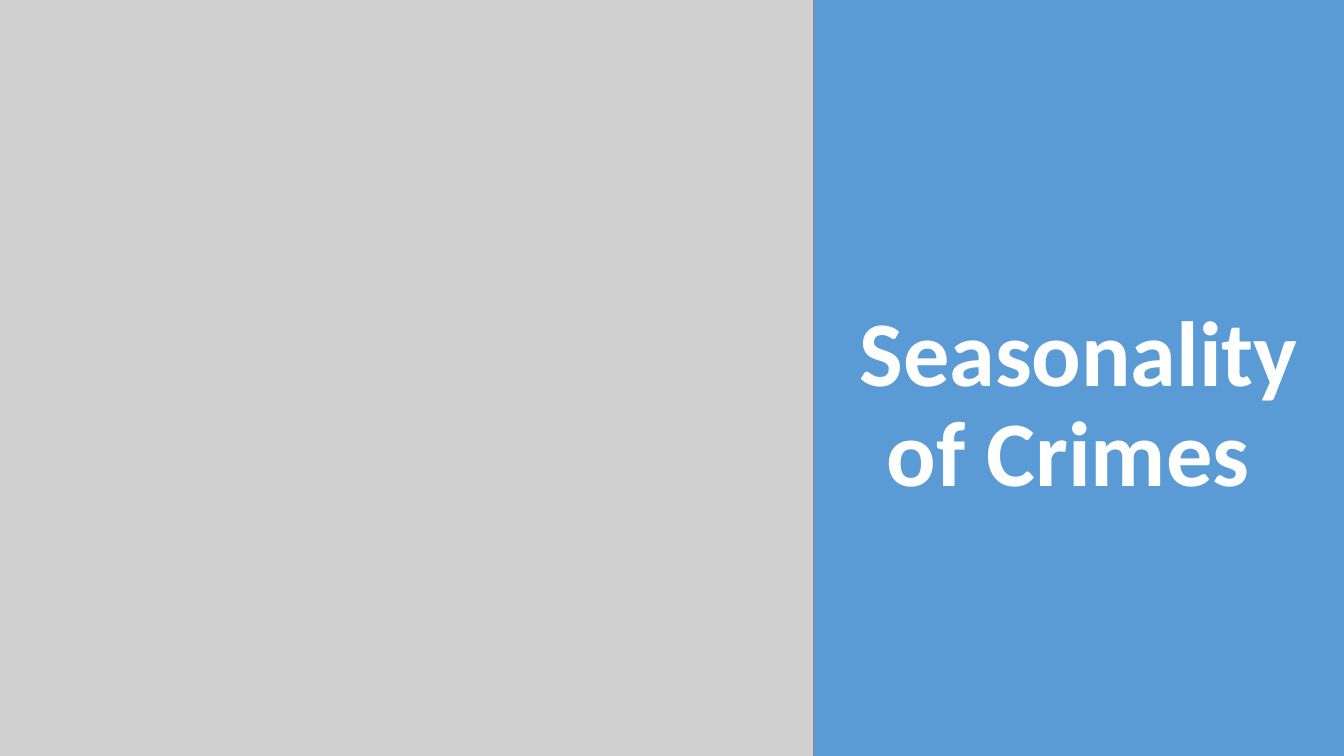
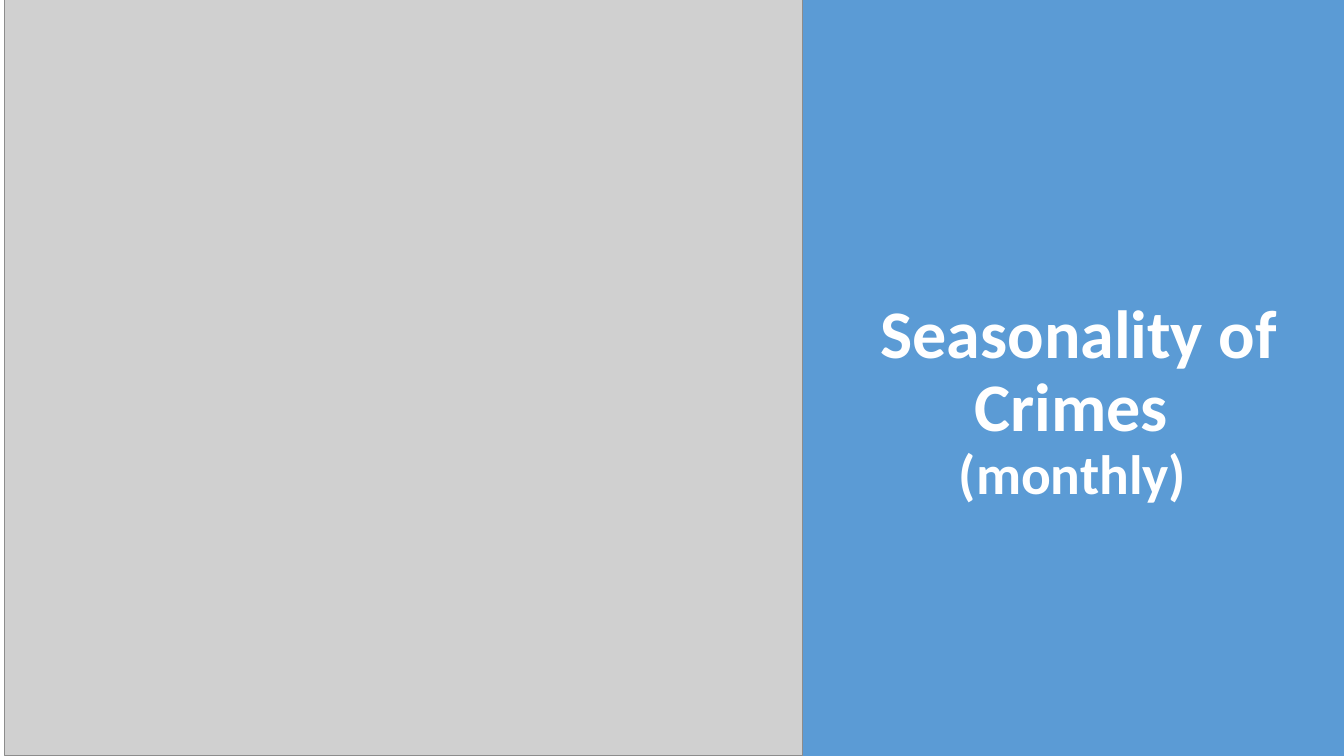
Before and after one commit to neha-nayeem/Project-01, a slide deck: slide 8 of Presentation - Project 01.pptx. Drawn at 1344x756 pixels with LibreOffice and Linux fonts; fonts in the diff are those of the drawing; grey boxes stand for pictures. Boxes give left, top, right and bottom in pixels: in the first picture for what was removed or moved away, otherwise in the second. Text is boxed around its words. In the diff, an @@ line names an element or a change of style, - is before the commit and + after.

Commit message:
Updated PPT file
Pic size / alignment changed

```diff
--- a/Presentation - Project 01.pptx
+++ b/Presentation - Project 01.pptx
@@ picture: place and size @@
-picture at (0,0,814,756)
+picture at (5,0,803,756)
@@ title at (881,310,1277,503): text changed; size 66 to 48.6 pt @@
-Seasonality of Crimes
+Seasonality of Crimes
+(monthly)
```
Also in this commit, not shown: 8 other slides changed, 1 slide added, 1 slide removed.
